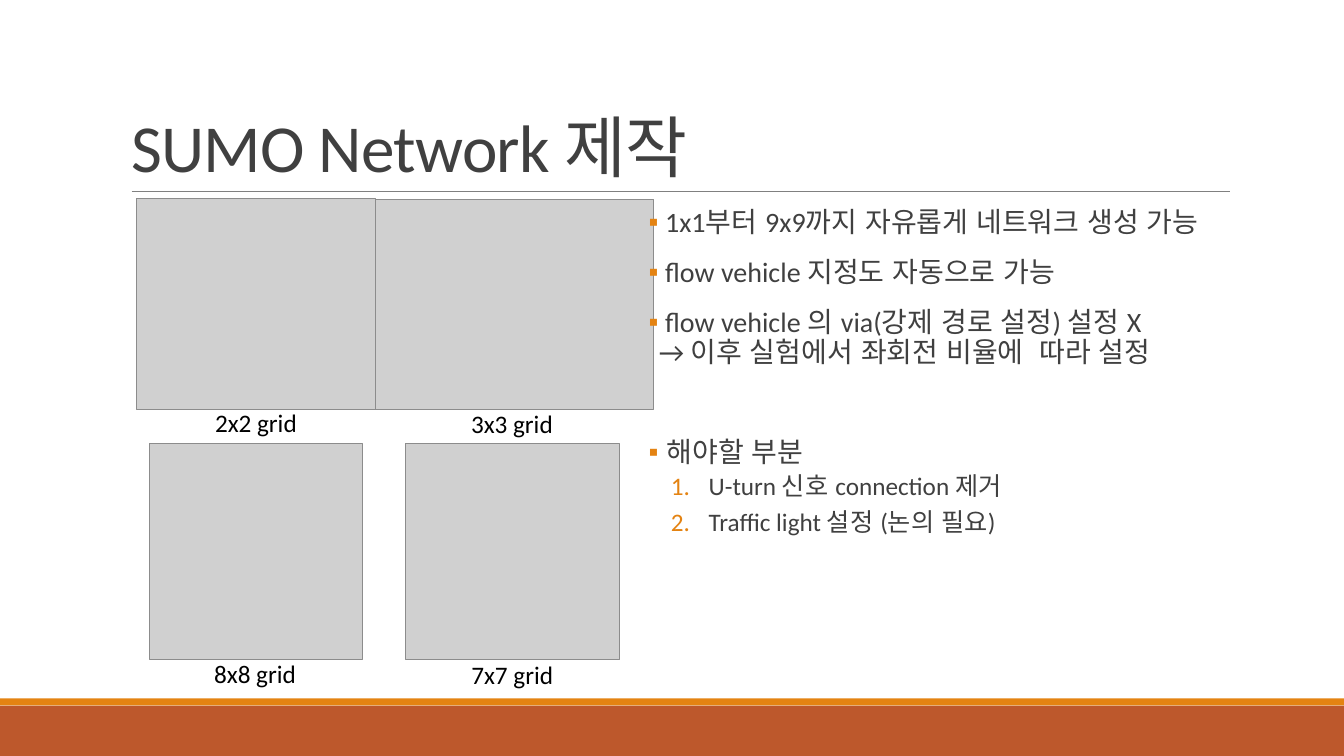
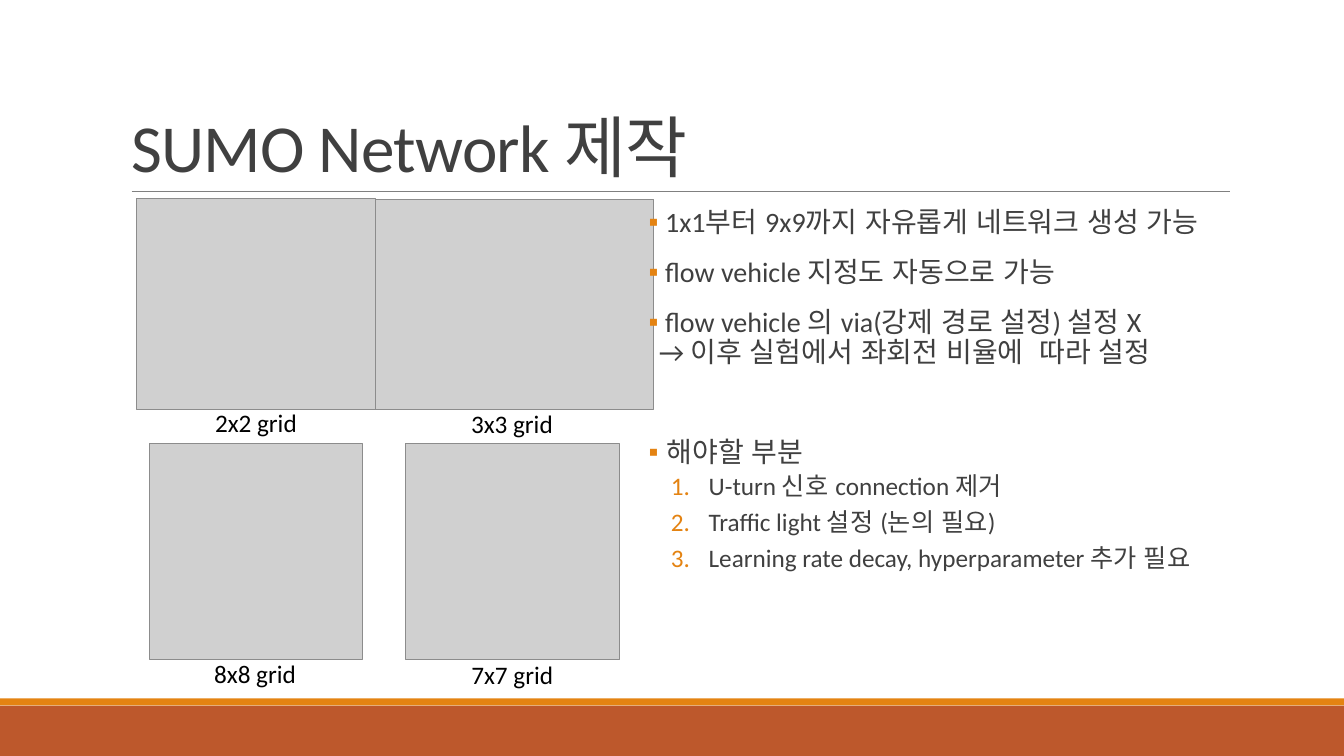
Before and after one commit to 3neutronstar/traffic-optimization_RL, a slide deck: slide 30 of 1st_Seminar(강민수).pptx (slide 11 before the commit). Drawn at 1344x756 pixels with LibreOffice and Linux fonts; fonts in the diff are those of the drawing; grey boxes stand for pictures. Boxes give left, top, right and bottom in pixels: in the first picture for what was removed or moved away, otherwise in the second. Text is boxed around its words. In the diff, an @@ line names an element or a change of style, - is before the commit and + after.

```diff
--- a/1st_Seminar(강민수).pptx
+++ b/1st_Seminar(강민수).pptx
@@ text at (x1=709, y1=546, x2=1190, y2=572): paragraph added @@
+  3. Learning rate decay, hyperparameter 추가 필요
```
Also in this commit, not shown: 7 other slides changed.
